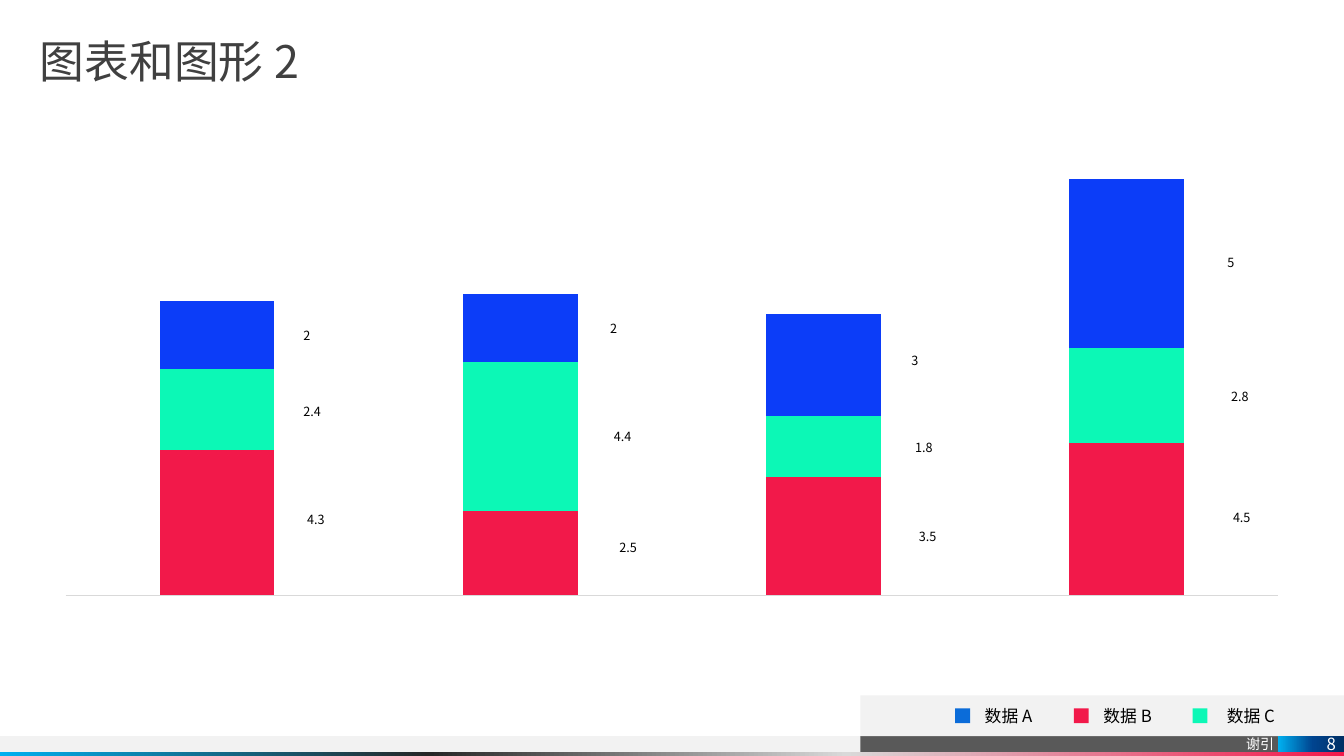
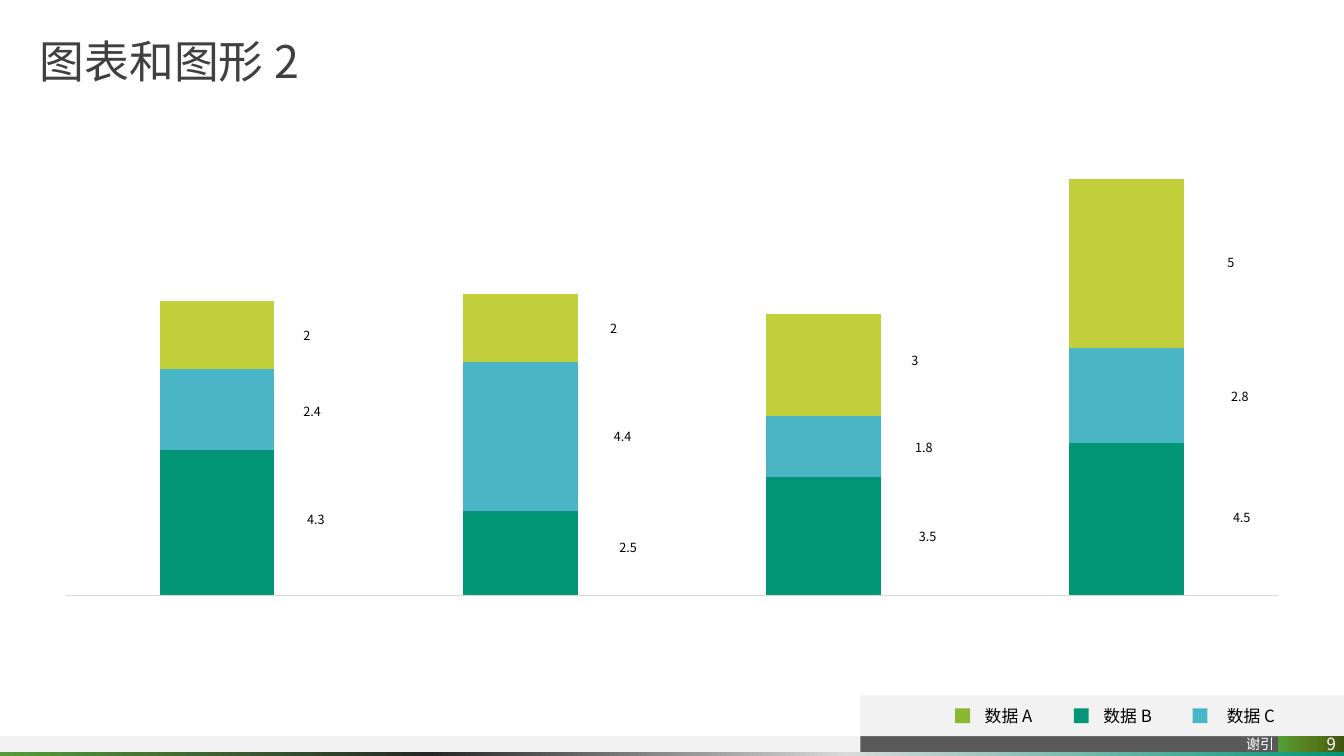
Before and after one commit to pitybea/l2r, a slide deck: slide 9 of rank.pptx (slide 8 before the commit). Drawn at 1344x756 pixels with LibreOffice and Linux fonts; fonts in the diff are those of the drawing. Boxes give left, top, right and bottom in pixels: in the first picture for what was removed or moved away, otherwise in the second. Text is boxed around its words. In the diff, an @@ line names an element or a change of style, - is before the commit and + after.

```diff
--- a/rank.pptx
+++ b/rank.pptx
@@ column stacked chart at bbox=[40, 112, 1304, 628] @@
@@ colour of Series 1 #F2194A to #029676 @@
@@ colour of Series 2 #0CF8B6 to #4AB5C4 @@
@@ colour of Series 3 #0C3DF8 to #C0CF3A @@
@@ rectangle at bbox=[956, 709, 971, 724]: fill #0B6CD9 to #8AB833 @@
@@ rectangle at bbox=[1074, 709, 1089, 724]: fill #F2194A to #029676 @@
@@ rectangle at bbox=[1193, 709, 1208, 724]: fill #0CF8B6 to #4AB5C4 @@
@@ page number at bbox=[1278, 736, 1344, 752]: fill gradient #003065 to #004490 to #00B0F0 to gradient #3F5612 to #597B1A to #549E39 @@
@@ page number at bbox=[1327, 733, 1336, 755]: text changed @@
-8
+9
@@ rectangle at bbox=[0, 752, 1344, 756]: fill gradient #F2194A to #D9D9D9 to #262626 to #00B0F0 to gradient #029676 to #D9D9D9 to #262626 to #549E39 @@
```
Also in this commit, not shown: 10 other slides changed, 2 slides added, 1 slide removed.
